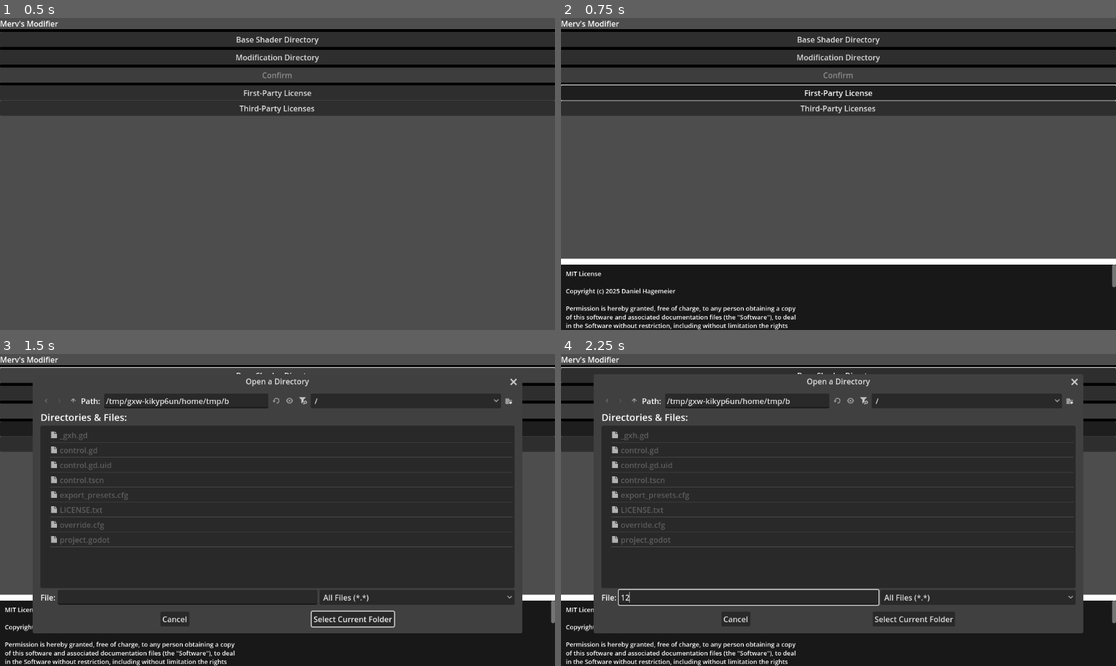
Above: before the commit, frames 1-4 (two rows, left to right).
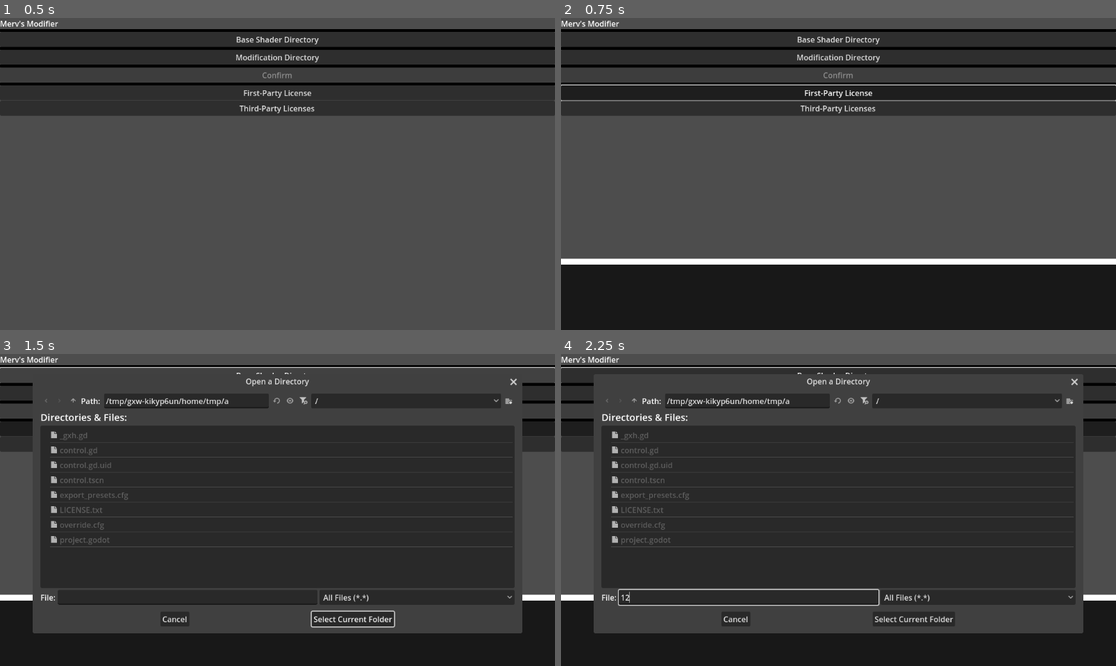
Above: after the commit, the same moments.

Repository: Mervius/Mervs-Modifier
Game: Godot game, scene res://control.tscn
The game is run twice, just before and just after one commit, with the same random seed, the same clock (stepped at 60 frames per second) and the same inputs.
Inputs (mouse positions are in pixels of both pictures, inside the frame that each line leads up to):
- Up to frame 1 (0.5 s): no input
- Up to frame 2 (0.75 s): click "First-Party License" at 0.5 s
- Up to frame 3 (1.5 s): click "Base Shader Directory" at 1.25 s
- Up to frame 4 (2.25 s): click (749, 597) at 2.02 s; type "12" at 2.1 s

Frame 1 is identical in both runs. In frame 2, 1.4% of the frame differs, in the area x 0-100%, y 79-100%; in frame 3, 1.3%; in frame 4, 1.3%.

Commit message:
Update control.gd

Diff:
--- a/control.gd
+++ b/control.gd
@@ -177,10 +177,7 @@
 
 func _on_license_2_toggled(toggled_on):
 	if (toggled_on):
-		$SplitContainer2/RichTextLabel.clear()
 		$SplitContainer.hide()
 		$SplitContainer2.show()
-		$SplitContainer2/RichTextLabel.add_text(FileAccess.get_file_as_string("res://LICENSE.txt"))
 	else:
-		$SplitContainer2/RichTextLabel.clear()
 		$SplitContainer2.hide()
